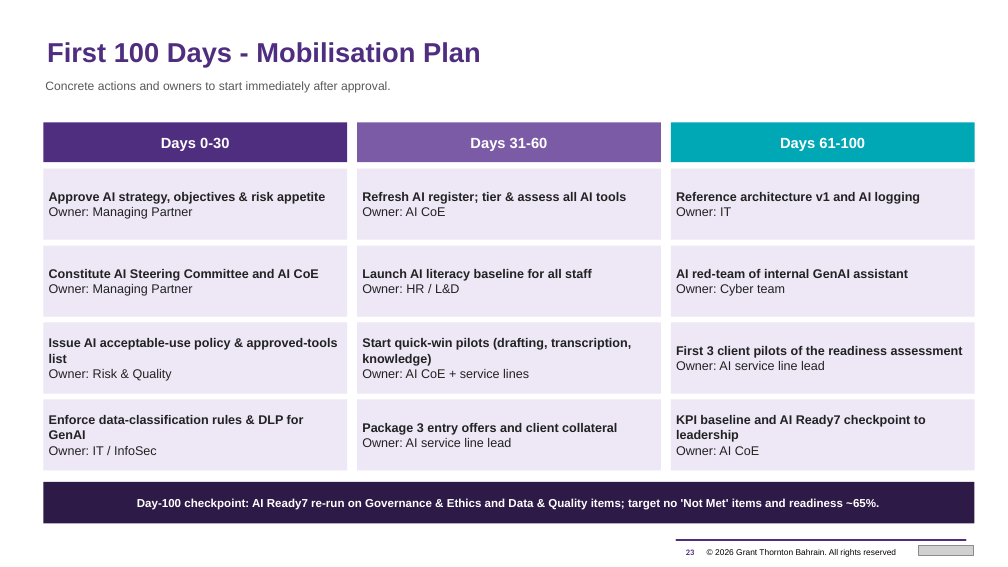
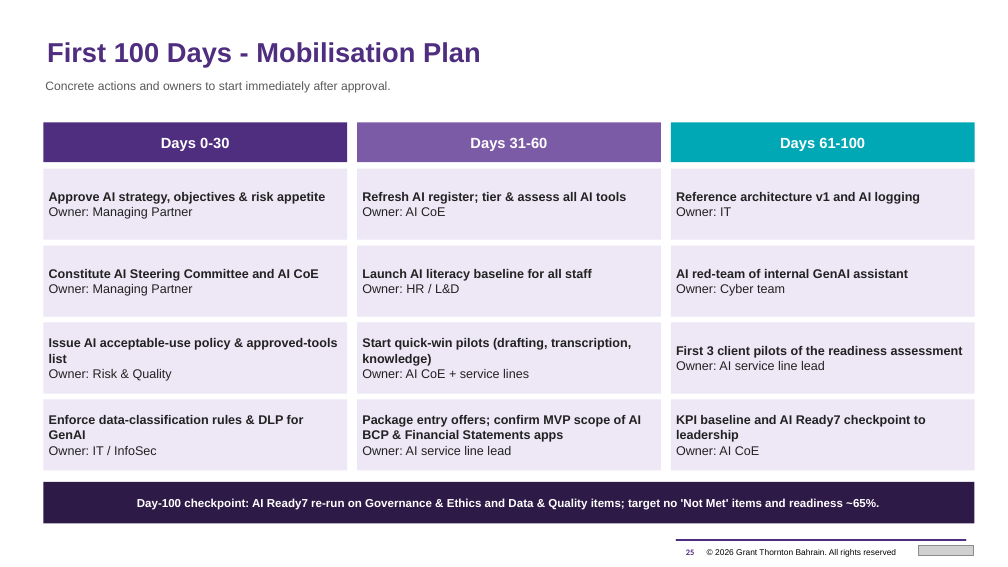
Before and after one commit to mahekdevangtrivedi-wq/GT-AI-Service-Line, a slide deck: slide 25 of 02_AI_Strategy_and_Roadmap/GT_Bahrain_AI_Strategy_and_Roadmap_2026-2028.pptx (slide 23 before the commit). Drawn at 1008x567 pixels with LibreOffice and Linux fonts; fonts in the diff are those of the drawing; grey boxes stand for pictures. Boxes give left, top, right and bottom in pixels: in the first picture for what was removed or moved away, otherwise in the second. Text is boxed around its words. In the diff, an @@ line names an element or a change of style, - is before the commit and + after.

```diff
--- a/02_AI_Strategy_and_Roadmap/GT_Bahrain_AI_Strategy_and_Roadmap_2026-2028.pptx
+++ b/02_AI_Strategy_and_Roadmap/GT_Bahrain_AI_Strategy_and_Roadmap_2026-2028.pptx
@@ text in rectangle at box(362, 415, 642, 442): text changed @@
-Package 3 entry offers and client collateral
+Package entry offers; confirm MVP scope of AI BCP & Financial Statements apps
```
Also in this commit, not shown: 13 other slides changed, 2 slides added, 25 other files.
